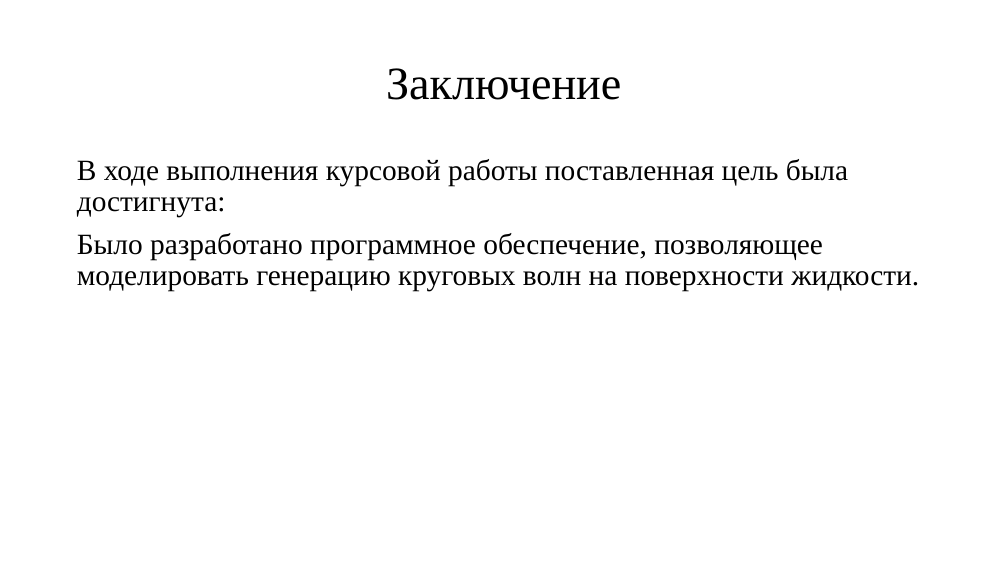
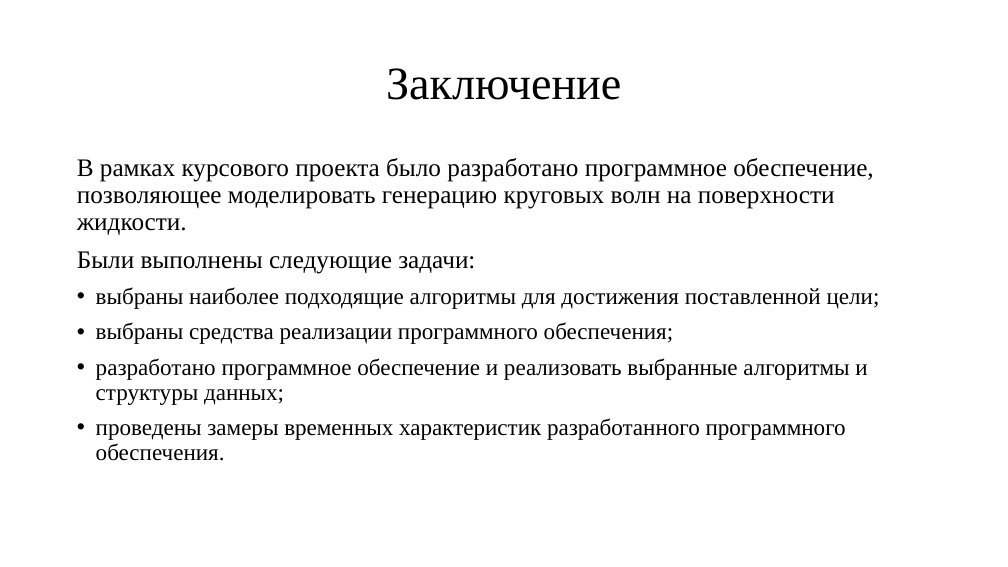
Before and after one commit to EmirShimshir/BMSTU_sem5_CG_CUR, a slide deck: slide 14 of doc/pres.pptx (slide 10 before the commit). Drawn at 1008x567 pixels with LibreOffice and Linux fonts; fonts in the diff are those of the drawing. Boxes give left, top, right and bottom in pixels: in the first picture for what was removed or moved away, otherwise in the second. Text is boxed around its words. In the diff, an @@ line names an element or a change of style, - is before the commit and + after.

```diff
--- a/doc/pres.pptx
+++ b/doc/pres.pptx
@@ text at (x1=77, y1=158, x2=880, y2=461): text changed; size 28 to 22 pt @@
-В ходе выполнения курсовой работы поставленная цель была достигнута:
-Было разработано программное обеспечение, позволяющее моделировать генерацию круговых волн на поверхности жидкости.
+В рамках курсового проекта было разработано программное обеспечение, позволяющее моделировать генерацию круговых волн на поверхности жидкости.
+Были выполнены следующие задачи:
+• выбраны наиболее подходящие алгоритмы для достижения поставленной цели;
+• выбраны средства реализации программного обеспечения;
+• разработано программное обеспечение и реализовать выбранные алгоритмы и структуры данных;
+• проведены замеры временных характеристик разработанного программного обеспечения.
```
Also in this commit, not shown: 4 other slides changed, 4 slides added, 6 other files.
